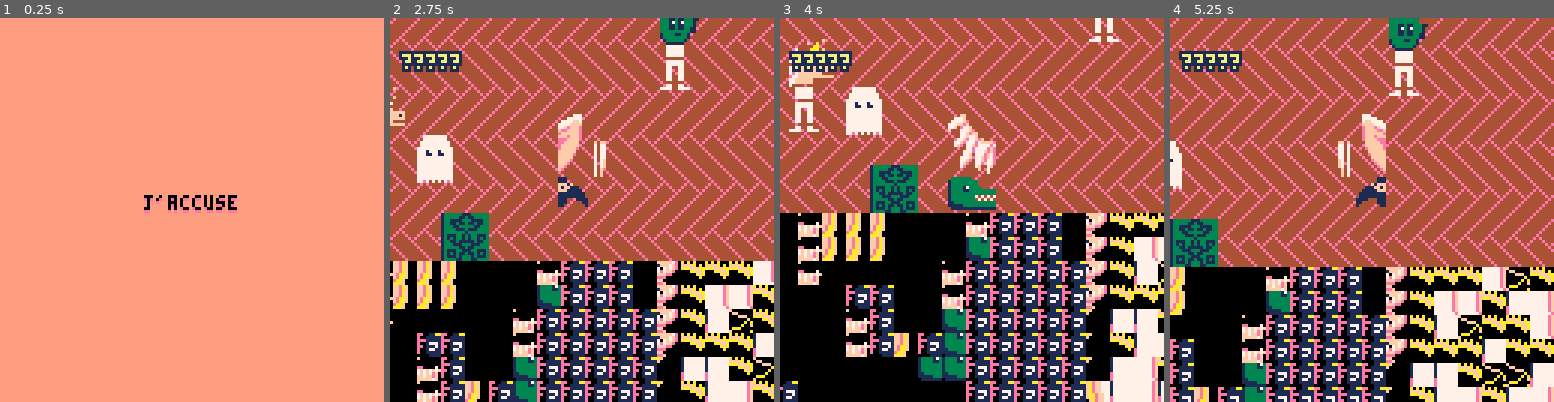
Above: before the commit, frames 1-4 (left to right).
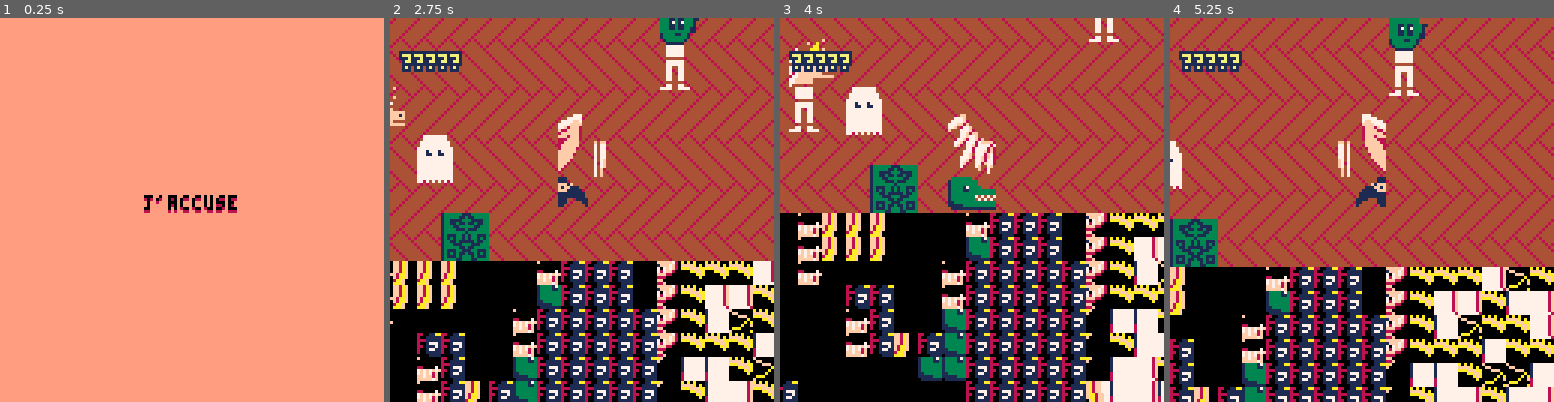
Above: after the commit, the same moments.

Repository: Alfie-Edwards/jaccuse
Game: PICO-8 cartridge game.p8
The game is run twice, just before and just after one commit, with the same random seed, the same clock (stepped at 60 frames per second) and the same inputs.
Inputs (mouse positions are in pixels of both pictures, inside the frame that each line leads up to):
- Up to frame 1 (0.25 s): no input
- Up to frame 2 (2.75 s): tap X (X key) at 0.33, 1.07, 1.85 s; click (670, 121) at 0.67 s; tap O (Z key) at 0.7, 1.7, 2.1, 2.5 s; click (436, 267) at 1.22 s; hold Right 1.6-2.1 s; click (497, 114) at 1.77 s; hold Up 2.15-2.42 s; click (562, 259) at 2.32 s; hold Right from 2.47 s (still down)
- Up to frame 3 (4 s): click (1014, 106) at 2.87 s; tap O (Z key) at 2.9, 3.3, 3.7 s; tap X (X key) at 2.97 s; release Right at 3.03 s; hold Left 3.08-3.58 s; click (1075, 256) at 3.42 s; hold Down 3.63-3.97 s; click (841, 102) at 3.97 s
- Up to frame 4 (5.25 s): hold Right 4.02-4.68 s; tap X (X key) at 4.08, 5.2 s; tap O (Z key) at 4.1, 4.5, 4.9 s; click (1292, 248) at 4.52 s; hold Up 4.73-5.03 s; click (1354, 94) at 5.07 s; hold Left from 5.08 s (still down)

The runs differ from the first frame. In frame 1, 0.2% of the frame differs, in the area x 37-62%, y 46-51%; in frame 2, 12%; in frame 3, 11%; in frame 4, 12%, in the area x 0-100%, y 0-100%.

Commit message:
updated palette

Diff:
--- a/sprites.lua
+++ b/sprites.lua
@@ -92,7 +92,7 @@
 	pal(2, 130, 1)
 	pal(3, 3, 1)
 	pal(4, 4, 1)
-	pal(5, 5, 1)
+	pal(5, 8, 1)
 	pal(6, 131, 1)
 	pal(7, 7, 1)
 	pal(8, 135, 1)
@@ -101,7 +101,7 @@
 	pal(11, 143, 1)
 	pal(12, 142, 1)
 	pal(13, 13, 1)
-	pal(14, 14, 1)
+	pal(14, 136, 1)
 	pal(15, 15, 1)
 	palt(13, true)
 end
